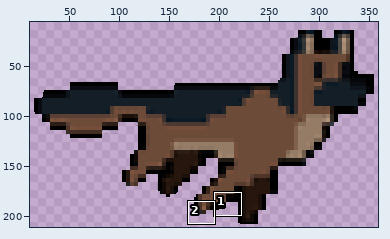
File history of a sprite sheet, img/dogRun1.PNG. Above, an overview of the earlier version with the close-up marked.
Close-up. Before the edit:
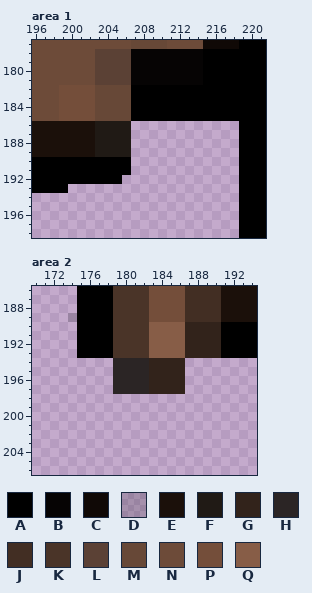
The file is 371x211 pixels. Pixels under 10% opacity are left out. Colours within 5 levels of each other are drawn and written as one. Shown: area 1: x 196..221, y 177..198; area 2: x 170..194, y 186..206. The wide view leaves out empty margins. The commit also changed other parts of the picture, which this record leaves out.
Palette (. is transparent): A #000000  B #060404  C #100906  D #0b0d112b  E #1b100a  F #201a15  G #32231b  H #2b2525  J #422e23  K #4a3428  L #5b4135  M #674837  N #6d4b39  P #744e3a  Q #875d47
Pixels before, area 1, first column x 196:
177 NNNNNNNNNNNMMMMNNNNCCCCAAA
178 NNNNNNNLLLLBBBBBBBBAAAAAAA
179 NNNNNNNLLLLBBBBBBBBAAAAAAA
180 NNNNNNNLLLLBBBBBBBBAAAAAAA
181 NNNNNNNLLLLBBBBBBBBAAAAAAA
182 NNNPPPPMMMMAAAAAAAAAAAAAAA
183 NNNPPPPMMMMAAAAAAAAAAAAAAA
184 NNNPPPPMMMMAAAAAAAAAAAAAAA
185 NNNPPPPMMMMAAAAAAAAAAAAAAA
186 EEEEEEEFFFF............AAA
187 EEEEEEEFFFF............AAA
188 EEEEEEEFFFF............AAA
189 EEEEEEEFFFF............AAA
190 AAAAAAAAAAA............AAA
191 AAAAAAAAAAA............AAA
192 AAAAAAAAAA.............AAA
193 AAAA...................AAA
194 .......................AAA
195 .......................AAA
196 .......................AAA
197 .......................AAA
198 .......................AAA
Pixels before, area 2, first column x 174:
186 .AAAAKKKKPPPPJJJJEEEE
187 .AAAAKKKKPPPPJJJJEEEE
188 .AAAAKKKKPPPPJJJJEEEE
189 DAAAAKKKKPPPPJJJJEEEE
190 .AAAAKKKKQQQQGGGGAAAA
191 .AAAAKKKKQQQQGGGGAAAA
192 .AAAAKKKKQQQQGGGGAAAA
193 .AAAAKKKKQQQQGGGGAAAA
194 .....HHHHGGGG........
195 .....HHHHGGGG........
196 .....HHHHGGGG........
197 .....HHHHGGGG........
After:
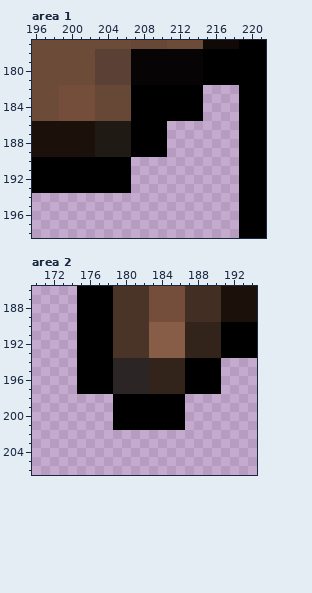
From old to new:
Changed rows in their new state; - is an unchanged pixel.
Area 1:
first column x 200:
182 ---------------....
183 ---------------....
184 ---------------....
185 ---------------....
186 -------AAAA--------
187 -------AAAA--------
188 -------AAAA--------
189 -------AAAA--------
192 ------A------------
193 AAAAAAA------------
Area 2:
first column x 174:
189 .
first column x 175:
194 AAAA--------AAAA
195 AAAA--------AAAA
196 AAAA--------AAAA
197 AAAA--------AAAA
198 ----AAAAAAAA----
199 ----AAAAAAAA----
200 ----AAAAAAAA----
201 ----AAAAAAAA----
Boxes around the changes in both close-ups, in picture pixels (x1, y1, x2, y2):
erased: (203, 85, 239, 121)
added: (68, 121, 167, 193)
changed: (68, 313, 221, 430)
